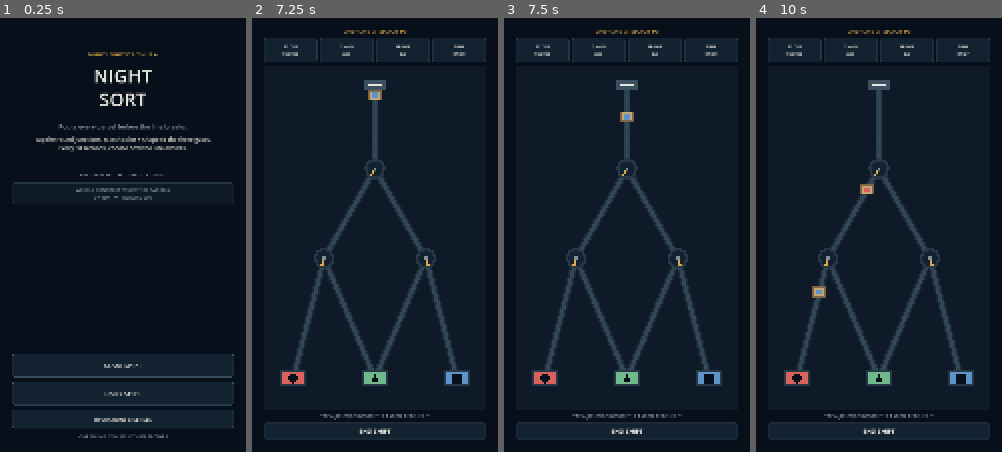
Above: before the commit, frames 1-4 (left to right).
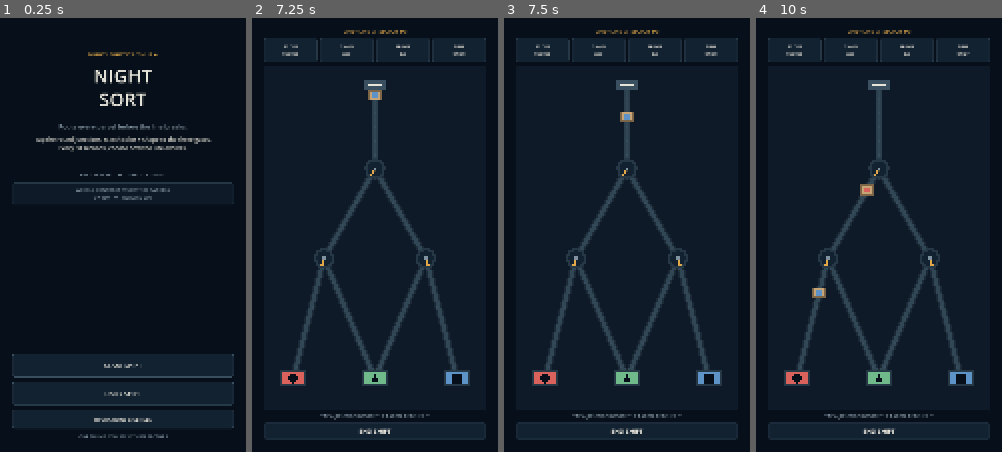
Above: after the commit, the same moments.

Repository: linkovme/night-sort
Game: Godot game, scene res://scenes/main.tscn
Same seed, same stepped clock (60 frames per second), same inputs: the game is played once before the commit and once after it.
Inputs (mouse positions are in pixels of both pictures, inside the frame that each line leads up to):
- Up to frame 1 (0.25 s): no input
- Up to frame 2 (7.25 s): click "START SHIFT" at 0.5 s; click "END SHIFT" at 1.25 s; click "START SHIFT" at 2 s; click "END SHIFT" at 2.75 s; click "DAILY SHIFT" at 3.5 s; click "END SHIFT" at 4.25 s; click "OPERATIONS LICENSES" at 5 s; click "BACK TO TERMINAL" at 5.75 s; click "DAILY SHIFT" at 6.5 s
- Up to frame 3 (7.5 s): tap A at 7.25 s; move the mouse to (627, 239) at 7.27 s; click (627, 239) at 7.42 s
- Up to frame 4 (10 s): tap A at 8, 8.75, 9.5 s; move the mouse to (952, 300) at 8.02 s; click (952, 300) at 8.17 s; move the mouse to (805, 165) at 8.77 s; click (805, 165) at 8.92 s; move the mouse to (891, 235) at 9.52 s; click (891, 235) at 9.67 s

Frames 1-3 are identical in both runs. In frame 4, less than 0.1% of the frame differs, in the area x 22-48%, y 40-65%.

Commit message:
feat: add endless flow and parcel modifiers

Diff:
--- a/game/scripts/sort_board.gd
+++ b/game/scripts/sort_board.gd
@@ -1,7 +1,7 @@
 class_name SortBoard
 extends Control
 
-signal hud_changed(score: int, combo: int, mistakes: int, max_mistakes: int, remaining: float)
+signal hud_changed(score: int, combo: int, mistakes: int, max_mistakes: int, time_value: float)
 signal run_finished(score: int, delivered: int, mistakes: int, completed: bool)
 signal upgrade_requested(options: Array[String])
 signal switch_toggled
@@ -15,8 +15,7 @@
 const NODE_GREEN := 5
 const NODE_BLUE := 6
 
-const RUN_DURATION := 90.0
-const UPGRADE_TIMES := [30.0, 60.0]
+const STANDARD_DURATION := 90.0
 
 const UPGRADE_IDS := [
 	"turbo_belts",
@@ -24,7 +23,11 @@
 	"spare_lane",
 	"checkpoint_scan",
 	"quality_pay",
-	"priority_contract"
+	"priority_contract",
+	"calm_protocol",
+	"fragile_handling",
+	"express_bonus",
+	"chain_pay"
 ]
 
 var node_uv := {
@@ -47,6 +50,8 @@
 var rng := RandomNumberGenerator.new()
 var running := false
 var paused_for_upgrade := false
+var endless_mode := false
+var haptics_enabled := true
 var elapsed := 0.0
 var spawn_clock := 0.0
 var score := 0
@@ -55,7 +60,9 @@
 var delivered := 0
 var parcel_serial := 0
 var _last_hud_second := -1
-var upgrade_index := 0
+var upgrade_count := 0
+var next_upgrade_at := 30.0
+var upgrade_interval := 30.0
 
 var max_mistakes := 3
 var score_multiplier := 1.0
@@ -64,6 +71,10 @@
 var speed_multiplier := 1.0
 var combo_guards := 0
 var priority_destination := -1
+var fragile_protection := false
+var express_score_multiplier := 1.0
+var combo_bonus_multiplier := 1.0
+
 var unlocked_upgrade_ids: Array[String] = [
 	"turbo_belts",
 	"flow_buffer",
@@ -75,6 +86,13 @@
 	mouse_filter = Control.MOUSE_FILTER_STOP
 	set_process(true)
 	queue_redraw()
+
+func configure_mode(mode: String) -> void:
+	endless_mode = mode == "endless"
+	upgrade_interval = 45.0 if endless_mode else 30.0
+
+func set_haptics_enabled(value: bool) -> void:
+	haptics_enabled = value
 
 func start_run(seed_value: int) -> void:
 	rng.seed = seed_value
@@ -90,7 +108,8 @@
 	delivered = 0
 	parcel_serial = 0
 	_last_hud_second = -1
-	upgrade_index = 0
+	upgrade_count = 0
+	next_upgrade_at = upgrade_interval
 	max_mistakes = 3
 	score_multiplier = 1.0
 	base_score_bonus = 0
@@ -98,6 +117,9 @@
 	speed_multiplier = 1.0
 	combo_guards = 0
 	priority_destination = -1
+	fragile_protection = false
+	express_score_multiplier = 1.0
+	combo_bonus_multiplier = 1.0
 	paused_for_upgrade = false
 	running = true
 	_emit_hud()
@@ -126,6 +148,15 @@
 			base_score_bonus += 35
 		"priority_contract":
 			priority_destination = rng.randi_range(0, 2)
+		"calm_protocol":
+			speed_multiplier *= 0.88
+			score_multiplier *= 0.88
+		"fragile_handling":
+			fragile_protection = true
+		"express_bonus":
+			express_score_multiplier *= 1.65
+		"chain_pay":
+			combo_bonus_multiplier *= 1.65
 		_:
 			pass
 
@@ -136,40 +167,31 @@
 
 func get_upgrade_title(upgrade_id: String) -> String:
 	match upgrade_id:
-		"turbo_belts":
-			return "TURBO BELTS"
-		"flow_buffer":
-			return "FLOW BUFFER"
-		"spare_lane":
-			return "SPARE LANE"
-		"checkpoint_scan":
-			return "CHECKPOINT SCAN"
-		"quality_pay":
-			return "QUALITY PAY"
-		"priority_contract":
-			return "PRIORITY CONTRACT"
-		_:
-			return "UNKNOWN"
+		"turbo_belts": return "TURBO BELTS"
+		"flow_buffer": return "FLOW BUFFER"
+		"spare_lane": return "SPARE LANE"
+		"checkpoint_scan": return "CHECKPOINT SCAN"
+		"quality_pay": return "QUALITY PAY"
+		"priority_contract": return "PRIORITY CONTRACT"
+		"calm_protocol": return "CALM PROTOCOL"
+		"fragile_handling": return "FRAGILE HANDLING"
+		"express_bonus": return "EXPRESS BONUS"
+		"chain_pay": return "CHAIN PAY"
+		_: return "UNKNOWN"
 
 func get_upgrade_description(upgrade_id: String) -> String:
 	match upgrade_id:
-		"turbo_belts":
-			return "+30% score  //  +15% belt speed"
-		"flow_buffer":
-			return "+12% time between parcels  //  -10% score"
-		"spare_lane":
-			return "+1 error capacity  //  -8% score"
-		"checkpoint_scan":
-			return "Next 2 mistakes keep your chain"
-		"quality_pay":
-			return "+35 points for every correct parcel"
-		"priority_contract":
-			return "One cargo type becomes worth double"
-		_:
-			return ""
-
-func get_priority_destination() -> int:
-	return priority_destination
+		"turbo_belts": return "+30% score  //  +15% belt speed"
+		"flow_buffer": return "+12% parcel spacing  //  -10% score"
+		"spare_lane": return "+1 error capacity  //  -8% score"
+		"checkpoint_scan": return "Next 2 mistakes keep your chain"
+		"quality_pay": return "+35 points for every correct parcel"
+		"priority_contract": return "One cargo type becomes worth double"
+		"calm_protocol": return "-12% belt speed  //  -12% score"
+		"fragile_handling": return "Fragile errors cost 1  //  fragile score +35%"
+		"express_bonus": return "Express parcels pay +65% more"
+		"chain_pay": return "Combo portion of score grows +65%"
+		_: return ""
 
 func set_unlocked_upgrades(values: Array) -> void:
 	var filtered: Array[String] = []
@@ -186,29 +208,32 @@
 
 	elapsed += delta
 
-	if upgrade_index < UPGRADE_TIMES.size() and elapsed >= UPGRADE_TIMES[upgrade_index]:
+	var can_offer_upgrade := endless_mode or next_upgrade_at < STANDARD_DURATION - 0.1
+	if can_offer_upgrade and elapsed >= next_upgrade_at:
 		paused_for_upgrade = true
 		var options := _pick_upgrade_options()
-		upgrade_index += 1
+		upgrade_count += 1
+		next_upgrade_at += upgrade_interval
 		upgrade_requested.emit(options)
 		return
 
-	var remaining := maxf(0.0, RUN_DURATION - elapsed)
+	var remaining := maxf(0.0, STANDARD_DURATION - elapsed)
 	spawn_clock -= delta
 
-	if spawn_clock <= 0.0 and remaining > 0.0:
+	if spawn_clock <= 0.0 and (endless_mode or remaining > 0.0):
 		_spawn_parcel()
 		spawn_clock += _current_spawn_interval()
 
 	for parcel in parcels.duplicate():
 		_advance_parcel(parcel, delta)
 
-	var current_second := int(ceil(remaining))
+	var time_value := elapsed if endless_mode else remaining
+	var current_second := int(floor(time_value))
 	if current_second != _last_hud_second:
 		_last_hud_second = current_second
 		_emit_hud()
 
-	if remaining <= 0.0:
+	if not endless_mode and remaining <= 0.0:
 		_finish_run(true)
 
 	queue_redraw()
@@ -222,22 +247,50 @@
 		pool.remove_at(index)
 	return options
 
+func _difficulty_progress() -> float:
+	if endless_mode:
+		return clampf(elapsed / 240.0, 0.0, 1.0)
+	return clampf(elapsed / STANDARD_DURATION, 0.0, 1.0)
+
 func _current_spawn_interval() -> float:
-	var t := clampf(elapsed / RUN_DURATION, 0.0, 1.0)
-	return lerpf(1.55, 0.62, t) * spawn_interval_multiplier
+	var t := _difficulty_progress()
+	return lerpf(1.55, 0.58, t) * spawn_interval_multiplier
 
 func _current_speed() -> float:
-	var t := clampf(elapsed / RUN_DURATION, 0.0, 1.0)
-	return lerpf(0.24, 0.36, t) * speed_multiplier
+	var t := _difficulty_progress()
+	return lerpf(0.24, 0.38, t) * speed_multiplier
 
 func _spawn_parcel() -> void:
 	var dest := rng.randi_range(0, 2)
+	var modifier := "standard"
+	var speed_factor := 1.0
+	var point_factor := 1.0
+	var mistake_cost := 1
+
+	var roll := rng.randf()
+	if elapsed >= 50.0 and roll < 0.10:
+		modifier = "heavy"
+		speed_factor = 0.74
+		point_factor = 1.35
+	elif elapsed >= 35.0 and roll < 0.23:
+		modifier = "fragile"
+		point_factor = 1.75
+		mistake_cost = 2
+	elif elapsed >= 20.0 and roll < 0.40:
+		modifier = "express"
+		speed_factor = 1.38
+		point_factor = 1.45
+
 	var parcel := {
 		"id": parcel_serial,
 		"destination": dest,
 		"from": NODE_SPAWN,
 		"to": NODE_SWITCH_TOP,
-		"progress": 0.0
+		"progress": 0.0,
+		"modifier": modifier,
+		"speed_factor": speed_factor,
+		"point_factor": point_factor,
+		"mistake_cost": mistake_cost
 	}
 	parcel_serial += 1
 	parcels.append(parcel)
@@ -246,7 +299,8 @@
 	var from_pos := node_uv[parcel["from"]] as Vector2
 	var to_pos := node_uv[parcel["to"]] as Vector2
 	var segment_length := maxf(0.01, from_pos.distance_to(to_pos))
-	parcel["progress"] += delta * _current_speed() / segment_length
+	var parcel_speed := _current_speed() * float(parcel.get("speed_factor", 1.0))
+	parcel["progress"] += delta * parcel_speed / segment_length
 
 	if parcel["progress"] < 1.0:
 		return
@@ -279,16 +333,27 @@
 	elif gate_node == NODE_BLUE:
 		gate_destination = 2
 
+	var modifier := String(parcel.get("modifier", "standard"))
 	var correct := int(parcel["destination"]) == gate_destination
+
 	if correct:
 		combo += 1
 		delivered += 1
-		var raw_points := 100 + base_score_bonus + mini(combo, 25) * 8
+		var combo_points := int(round(float(mini(combo, 25) * 8) * combo_bonus_multiplier))
+		var raw_points := 100 + base_score_bonus + combo_points
+		var parcel_factor := float(parcel.get("point_factor", 1.0))
+		if modifier == "express":
+			parcel_factor *= express_score_multiplier
+		elif modifier == "fragile" and fragile_protection:
+			parcel_factor *= 1.35
 		if priority_destination == int(parcel["destination"]):
-			raw_points *= 2
-		score += int(round(float(raw_points) * score_multiplier))
+			parcel_factor *= 2.0
+		score += int(round(float(raw_points) * score_multiplier * parcel_factor))
 	else:
-		mistakes += 1
+		var cost := int(parcel.get("mistake_cost", 1))
+		if modifier == "fragile" and fragile_protection:
+			cost = 1
+		mistakes += cost
 		if combo_guards > 0:
 			combo_guards -= 1
 		else:
@@ -309,8 +374,8 @@
 	run_finished.emit(score, delivered, mistakes, completed)
 
 func _emit_hud() -> void:
-	var remaining := maxf(0.0, RUN_DURATION - elapsed)
-	hud_changed.emit(score, combo, mistakes, max_mistakes, remaining)
+	var time_value := elapsed if endless_mode else maxf(0.0, STANDARD_DURATION - elapsed)
+	hud_changed.emit(score, combo, mistakes, max_mistakes, time_value)
 
 func _gui_input(event: InputEvent) -> void:
 	if not running or paused_for_upgrade:
@@ -336,7 +401,8 @@
 	for node_id in [NODE_SWITCH_TOP, NODE_SWITCH_LEFT, NODE_SWITCH_RIGHT]:
 		if press_pos.distance_to(_node_pos(node_id)) <= radius:
 			switch_state[node_id] = 1 - int(switch_state[node_id])
-			Input.vibrate_handheld(18)
+			if haptics_enabled:
+				Input.vibrate_handheld(18)
 			switch_toggled.emit()
 			queue_redraw()
 			accept_event()
@@ -432,23 +498,72 @@
 	var w := 105.0 * scale_factor
 	var h := 45.0 * scale_factor
 	draw_rect(Rect2(p - Vector2(w * 0.5, h * 0.5), Vector2(w, h)), NightTheme.STEEL_LIGHT)
-	draw_line(p - Vector2(w * 0.28, 0), p + Vector2(w * 0.28, 0), NightTheme.TEXT, 4.0 * scale_factor, true)
+	draw_line(
+		p - Vector2(w * 0.28, 0),
+		p + Vector2(w * 0.28, 0),
+		NightTheme.TEXT,
+		4.0 * scale_factor,
+		true
+	)
 
 func _draw_parcel(parcel: Dictionary) -> void:
 	var p := _parcel_pos(parcel)
 	var scale_factor := minf(size.x, size.y) / 1000.0
 	var box_size := Vector2(58.0, 46.0) * scale_factor
 	var rect := Rect2(p - box_size * 0.5, box_size)
+	var modifier := String(parcel.get("modifier", "standard"))
+
 	draw_rect(rect, NightTheme.PARCEL_EDGE)
 	draw_rect(rect.grow(-4.0 * scale_factor), NightTheme.PARCEL)
+
+	if modifier == "heavy":
+		draw_rect(rect.grow(3.0 * scale_factor), NightTheme.STEEL_LIGHT, false, 3.0 * scale_factor)
+	elif modifier == "express":
+		var top_y := rect.position.y + 7.0 * scale_factor
+		draw_line(
+			Vector2(rect.position.x + 5.0 * scale_factor, top_y),
+			Vector2(rect.position.x + 18.0 * scale_factor, top_y),
+			NightTheme.AMBER,
+			3.0 * scale_factor,
+			true
+		)
+		draw_line(
+			Vector2(rect.position.x + 5.0 * scale_factor, top_y + 6.0 * scale_factor),
+			Vector2(rect.position.x + 18.0 * scale_factor, top_y + 6.0 * scale_factor),
+			NightTheme.AMBER,
+			3.0 * scale_factor,
+			true
+		)
+	elif modifier == "fragile":
+		var mark := p + Vector2(-box_size.x * 0.34, -box_size.y * 0.27)
+		draw_line(
+			mark + Vector2(-5, -5) * scale_factor,
+			mark + Vector2(5, 5) * scale_factor,
+			NightTheme.TEXT,
+			2.5 * scale_factor,
+			true
+		)
+		draw_line(
+			mark + Vector2(5, -5) * scale_factor,
+			mark + Vector2(-5, 5) * scale_factor,
+			NightTheme.TEXT,
+			2.5 * scale_factor,
+			true
+		)
+
 	_draw_destination_mark(
 		p,
 		parcel["destination"],
 		13.0 * scale_factor,
 		NightTheme.DEST_COLORS[parcel["destination"]]
 	)
+
 	if priority_destination == int(parcel["destination"]):
-		draw_circle(p + Vector2(box_size.x * 0.42, -box_size.y * 0.40), 6.0 * scale_factor, NightTheme.AMBER)
+		draw_circle(
+			p + Vector2(box_size.x * 0.42, -box_size.y * 0.40),
+			6.0 * scale_factor,
+			NightTheme.AMBER
+		)
 
 func _draw_priority_marker() -> void:
 	if priority_destination < 0:
